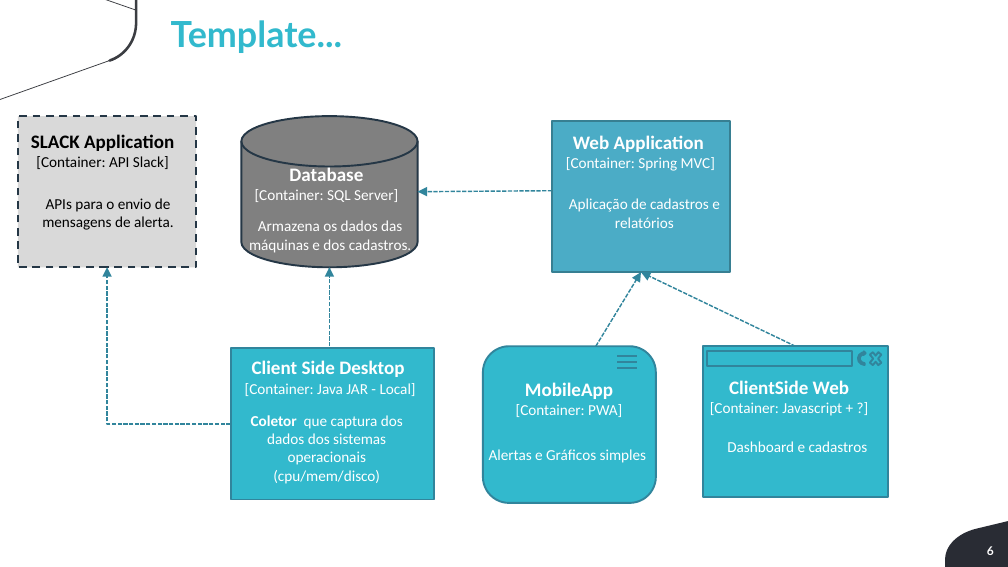
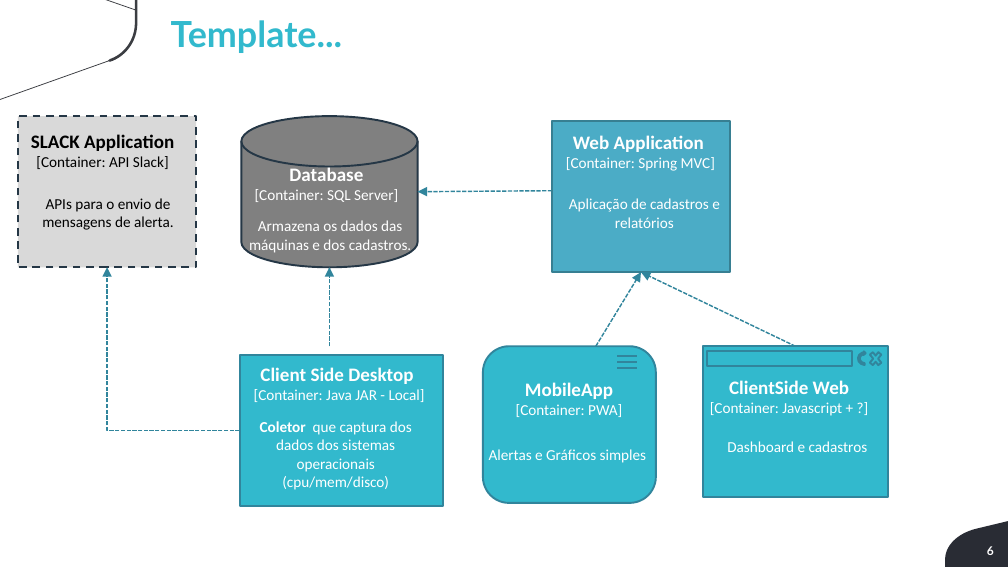
Before and after one commit to Luis-Silva80/grupo05-adsa, a slide deck: slide 6 of Documentação/EngenhariaDeSoftware/Engenharia de Sofware - Exercicio em Grupo v1.pptx. Drawn at 1008x567 pixels with LibreOffice and Linux fonts; fonts in the diff are those of the drawing; background and template pictures are left out. Boxes give left, top, right and bottom in pixels: in the first picture for what was removed or moved away, otherwise in the second. Text is boxed around its words. In the diff, an @@ line names an element or a change of style, - is before the commit and + after.

```diff
--- a/Documentação/EngenhariaDeSoftware/Engenharia de Sofware - Exercicio em Grupo v1.pptx
+++ b/Documentação/EngenhariaDeSoftware/Engenharia de Sofware - Exercicio em Grupo v1.pptx
@@ elbow arrow moved from (230, 424) - (107, 267) to (239, 431) - (107, 267) @@
@@ 2 texts, 1 rectangle: place and size @@
-2 texts, 1 rectangle at (230,348,433,499)
+2 texts, 1 rectangle at (239,355,442,505)
```
Also in this commit, not shown: 1 other slide changed, 1 other file.
